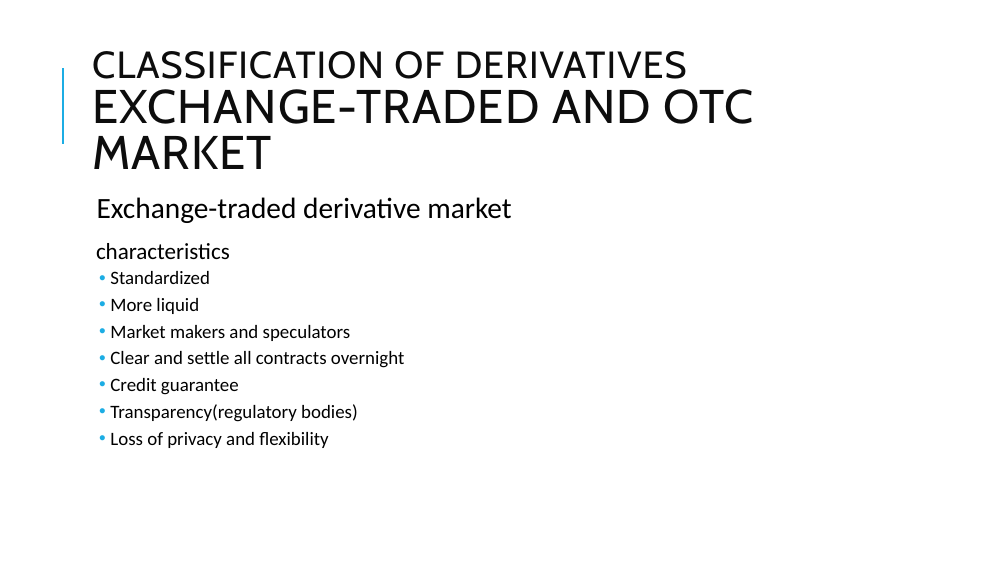
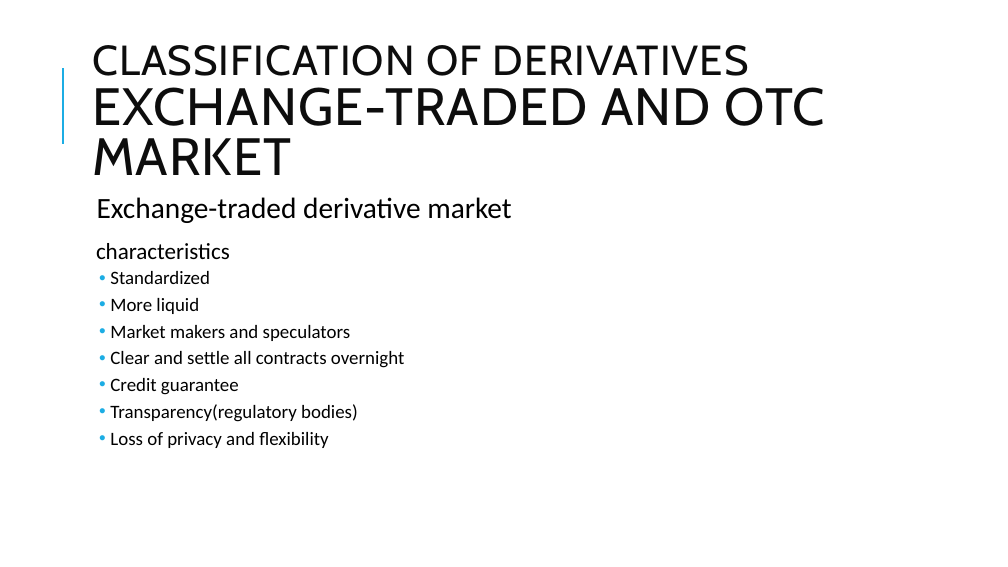
Before and after one commit to Isco0530/data, a slide deck: slide 51 of Derivatives.pptx (slide 52 before the commit). Drawn at 1008x567 pixels with LibreOffice and Linux fonts; fonts in the diff are those of the drawing. Boxes give left, top, right and bottom in pixels: in the first picture for what was removed or moved away, otherwise in the second. Text is boxed around its words. In the diff, an @@ line names an element or a change of style, - is before the commit and + after.

```diff
--- a/Derivatives.pptx
+++ b/Derivatives.pptx
@@ title "CLASSIFICATION OF DERIVATIVES EXCHANGE-TRADED AND ..." at (92, 45, 825, 175): size 36 to 40 pt in "CLASSIFICATION OF DERIVATIVES"; size 45 to 50 pt in "EXCHANGE-TRADED AND OTC MARKET" @@
```
Also in this commit, not shown: 11 other slides changed, 1 slide removed.
